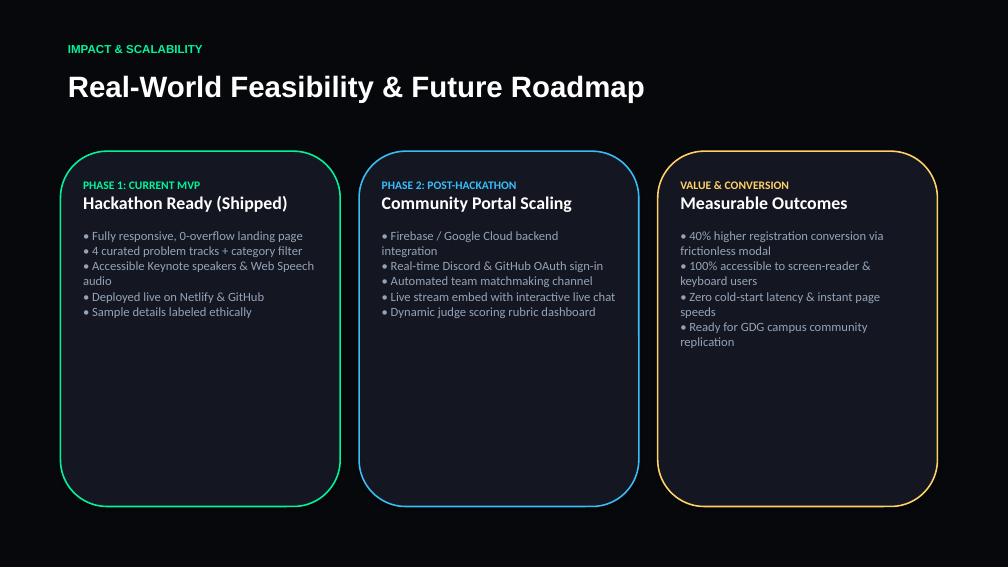
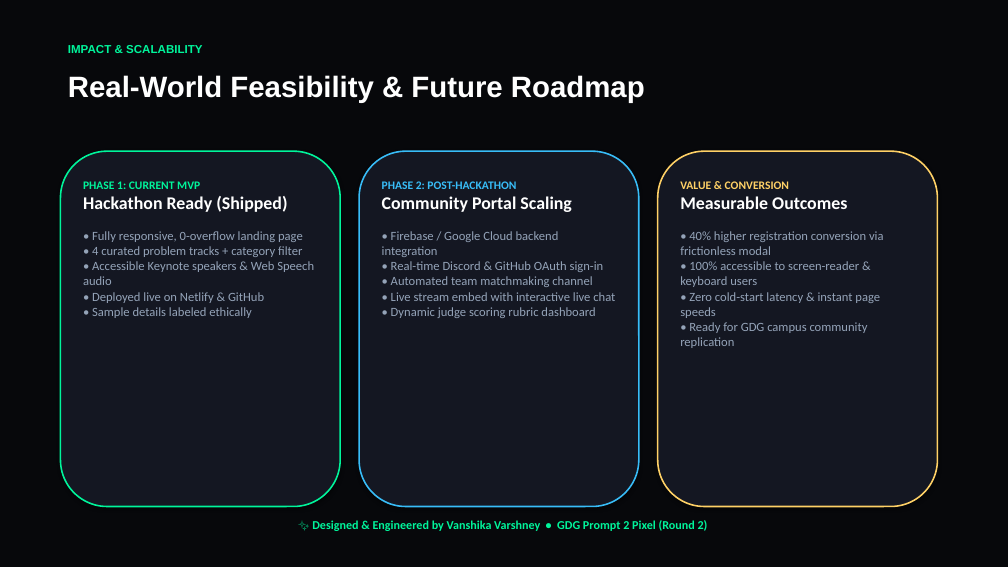
Before and after one commit to VanshikaVarshney123/Nexus-Hack-Project, a slide deck: slide 5 of NEXUS_HACK_2026_Pitch_Deck.pptx. Drawn at 1008x567 pixels with LibreOffice and Linux fonts; fonts in the diff are those of the drawing. Boxes give left, top, right and bottom in pixels: in the first picture for what was removed or moved away, otherwise in the second. Text is boxed around its words. In the diff, an @@ line names an element or a change of style, - is before the commit and + after.

Commit message:
docs: add creator attribution (Vanshika Varshney) to pitch deck

```diff
--- a/NEXUS_HACK_2026_Pitch_Deck.pptx
+++ b/NEXUS_HACK_2026_Pitch_Deck.pptx
@@ text added at (312, 520, 708, 531), 11.5 pt, text #00F59B, bold @@
+✨ Designed & Engineered by Vanshika Varshney • GDG Prompt 2 Pixel (Round 2)
```
Also in this commit, not shown: 1 other slide changed, 1 other file.
